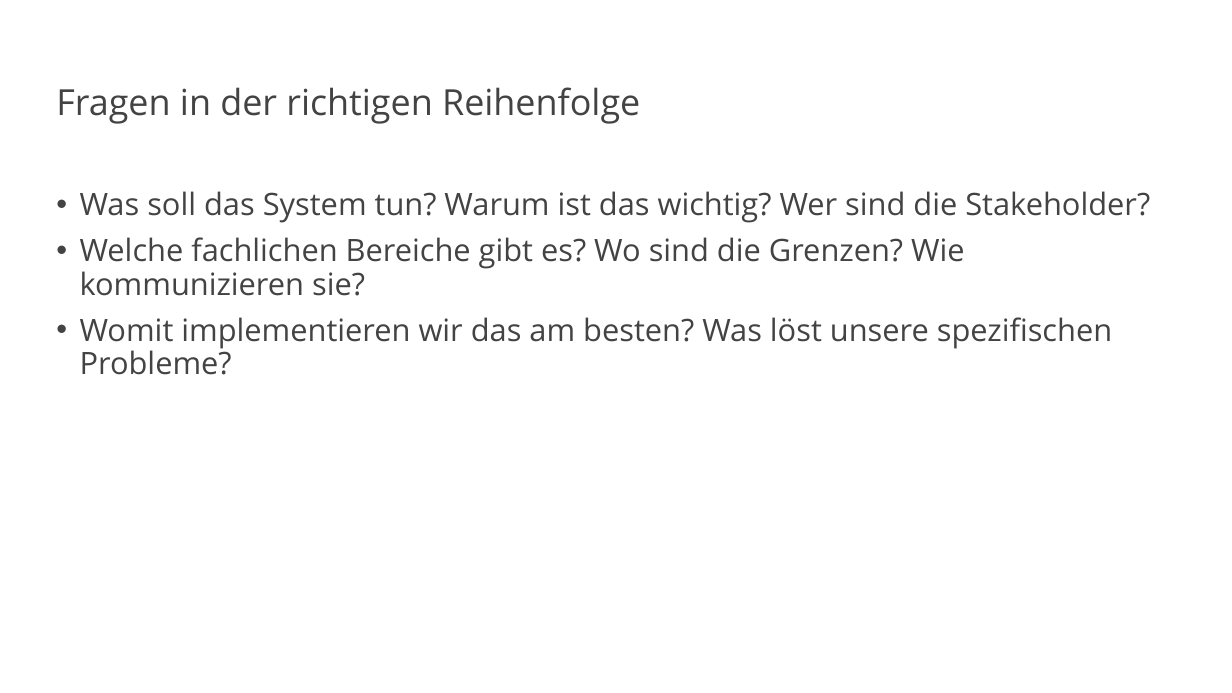
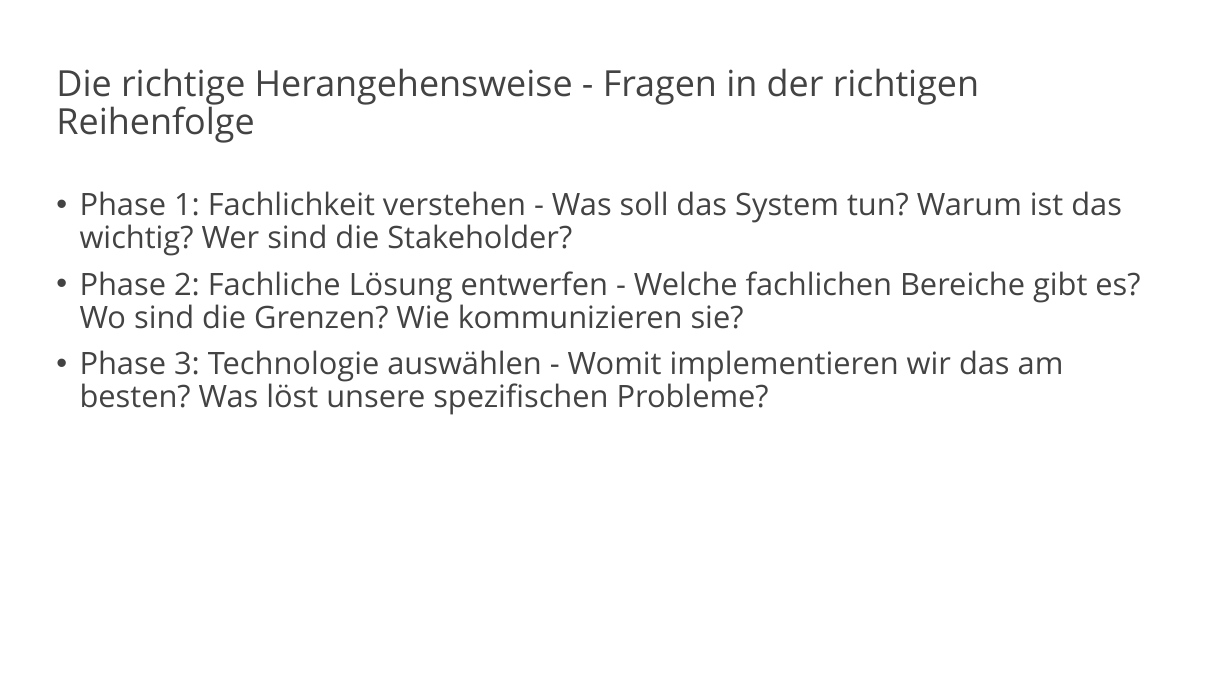
Before and after one commit to vanillacore-net/september-2025-telekom-training, a slide deck: slide 24 of presentations/powerpoint/intro-presentation.pptx (slide 42 before the commit). Drawn at 1232x693 pixels with LibreOffice and Linux fonts; fonts in the diff are those of the drawing; background and template pictures are left out. Boxes give left, top, right and bottom in pixels: in the first picture for what was removed or moved away, otherwise in the second. Text is boxed around its words. In the diff, an @@ line names an element or a change of style, - is before the commit and + after.

```diff
--- a/presentations/powerpoint/intro-presentation.pptx
+++ b/presentations/powerpoint/intro-presentation.pptx
@@ title at (56, 68, 979, 143): text changed @@
-Fragen in der richtigen Reihenfolge
+Die richtige Herangehensweise - Fragen in der richtigen Reihenfolge
@@ text at (80, 191, 1140, 415): text changed @@
-• Was soll das System tun? Warum ist das wichtig? Wer sind die Stakeholder?
-• Welche fachlichen Bereiche gibt es? Wo sind die Grenzen? Wie kommunizieren sie?
-• Womit implementieren wir das am besten? Was löst unsere spezifischen Probleme?
+• Phase 1: Fachlichkeit verstehen - Was soll das System tun? Warum ist das wichtig? Wer sind die Stakeholder?
+• Phase 2: Fachliche Lösung entwerfen - Welche fachlichen Bereiche gibt es? Wo sind die Grenzen? Wie kommunizieren sie?
+• Phase 3: Technologie auswählen - Womit implementieren wir das am besten? Was löst unsere spezifischen Probleme?
```
Also in this commit, not shown: 21 other slides changed, 11 slides added, 43 slides removed, 2 other files.
